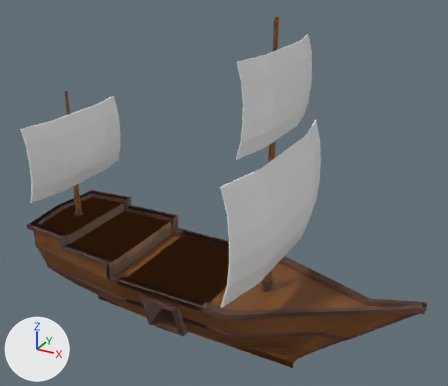
Before and after pictures for a commit that changed the Blender file Modelle/SchiffExport.blend.
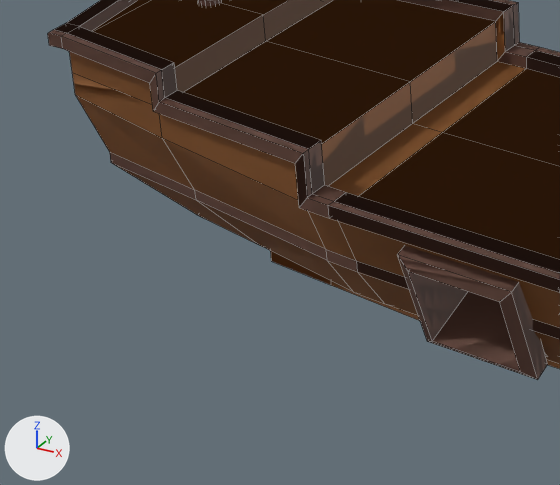
The first picture shows the older version from a camera (50 mm lens) standing at (52.1, -82.1, 70.3) and looking at (6.5, 0.9, 28.8). The close-ups show the older and then the newer version on the part from 2% to 43% of the width and 56% to 96% of the height of that picture. Only the edits that show in the close-ups are written down. Every picture has the same lights, and +X, +Y and +Z are marked at lower left. The close-ups show mesh edges as thin lines.

The scene before the commit, as lines of its bpy script (objects in view):
```python
me_cube_001 = bpy.data.meshes.new('Cube.001')
me_cube_001.from_pydata(...)  # 309 vertices, 251 faces; spans x -2.73..1.4, y -0.98..0.98, z -0.33..4.94
# faces by material slot: [99, 152]
me_cube_001.materials.append(mat_schiff1)  # brown #a1693a
me_cube_001.materials.append(mat_schiff2)  # brown #7b584c
me_cube_012 = bpy.data.meshes.new('Cube.012')
me_cube_012.from_pydata(...)  # 445 vertices, 401 faces; spans x -2.73..3.66, y -0.98..0.98, z -0.34..4.94
# faces by material slot: [151, 250]
me_cube_012.materials.append(mat_schiff1)  # brown #a1693a
me_cube_012.materials.append(mat_schiff2)  # brown #7b584c
me_cylinder_003 = bpy.data.meshes.new('Cylinder.003')
me_cylinder_003.from_pydata(...)  # 144 vertices, 130 faces; spans x -1.21..1.23, y -1.23..1.22, z 0.0..4.97
me_cylinder_003.polygons.foreach_set('use_smooth', [True] * 130)
me_cylinder_003.materials.append(mat_kanone)  # black #2d2d2d
ob_cylinder_003 = bpy.data.objects.new('Cylinder.003', me_cylinder_003)
ob_cylinder_003.location = (0.28, 6.04, 8.45)
ob_cylinder_003.rotation_euler = (-1.571, 0.0, 6.283)  # degrees (-90, 0, 360)
ob_cylinder_003.scale = (2.42, 2.42, 1.76)
ob_schiffganz = bpy.data.objects.new('SchiffGanz', me_cube_012)
ob_schiffganz.location = (0.0, 0.0, 2.51)
ob_schiffganz.scale = (11.2, 11.2, 11.2)
ob_schiffhinten = bpy.data.objects.new('SchiffHinten', me_cube_001)
ob_schiffhinten.location = (0.0, 0.0, 2.51)
ob_schiffhinten.scale = (11.2, 11.2, 11.2)
# also in view: 'SchiffMitte' at (3.9, 0.0, 28.3)
```
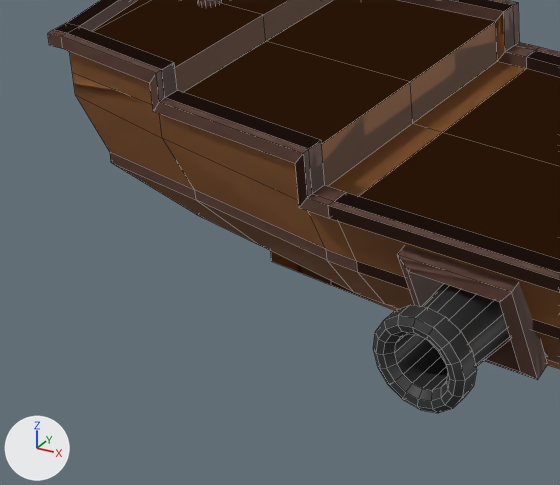
Where the change shows, as pixel boxes (x1, y1, x2, y2) in the close-ups (560 x 485 px):
```json
{"object": "Kanone1", "change": "added", "after": [373, 284, 511, 413], "on screen": "black"}
{"part": 1, "of": "me_cube_012", "change": "shading changed", "before": [85, 101, 523, 374], "after": [85, 101, 523, 374]}
{"object": "SchiffHinten", "change": "unchanged, uncovered by the edit", "before": [329, 50, 560, 357], "after": [333, 50, 560, 347]}
```

The change, as JSON lines over the scene's bpy script:
```json
{"block": "me_cube_012", "where": "me_cube_012.from_pydata(...)  # 445 vertices, 401 faces; spans x -2.73..3.66, y -0.98..0.98, z -0.34..4.94"}
{"block": "me_cube_012", "where": "# used by ob_schiffganz; location = (0.0, 0.0, 2.51); scale = (11.2, 11.2, 11.2)"}
{"block": "me_cube_012", "change": "me_cube_012 part 1: edges marked sharp go from 0 to 432"}
{"op": "add", "block": "ob_kanone1", "code": ["ob_kanone1 = bpy.data.objects.new('Kanone1', me_cylinder_003.copy())  # the mesh of ob_cylinder_003", "ob_kanone1.location = (0.28, -5.86, 8.45)", "ob_kanone1.rotation_euler = (-1.571, 0.0, 3.142)  # degrees (-90, 0, 180)", "ob_kanone1.scale = (2.42, 2.42, 1.76)"]}
```
